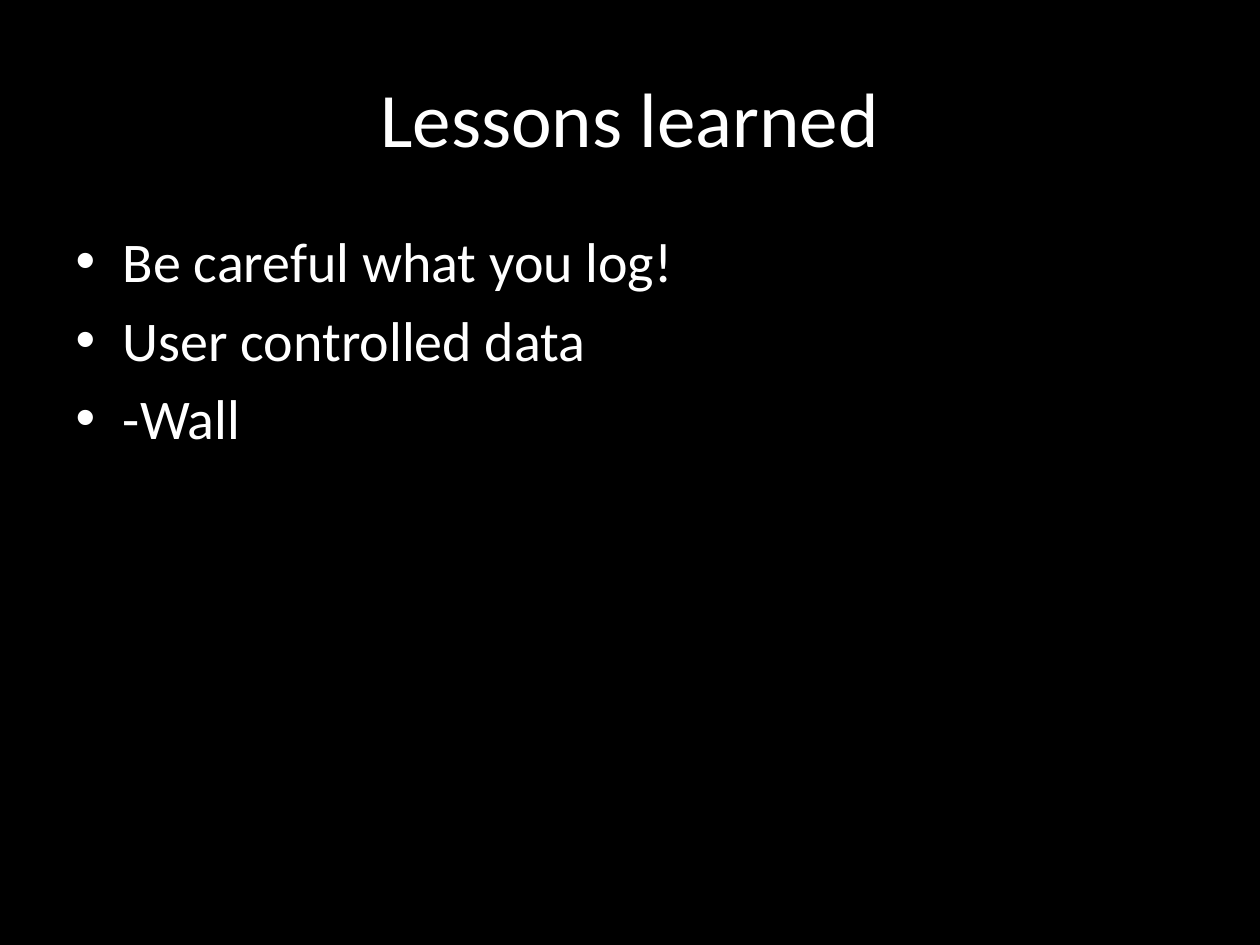
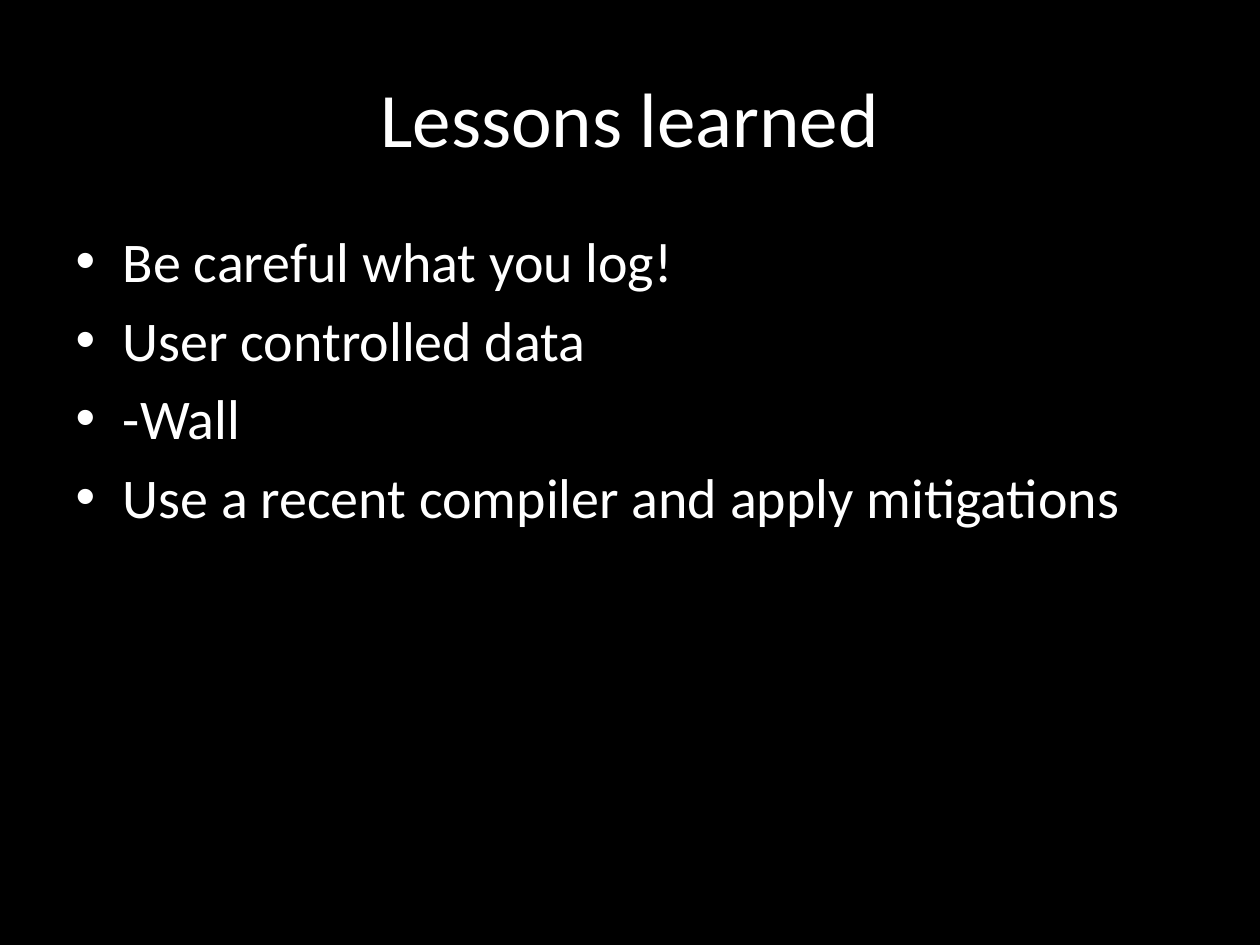
Before and after one commit to wuurrd/techzonepresentation, a slide deck: slide 33 of presentation.pptx (slide 29 before the commit). Drawn at 1260x945 pixels with LibreOffice and Linux fonts; fonts in the diff are those of the drawing. Boxes give left, top, right and bottom in pixels: in the first picture for what was removed or moved away, otherwise in the second. Text is boxed around its words. In the diff, an @@ line names an element or a change of style, - is before the commit and + after.

```diff
--- a/presentation.pptx
+++ b/presentation.pptx
@@ text at (x1=123, y1=479, x2=1119, y2=528): paragraph added @@
+• Use a recent compiler and apply mitigations
```
Also in this commit, not shown: 4 other slides changed, 5 slides added, 1 slide removed.
